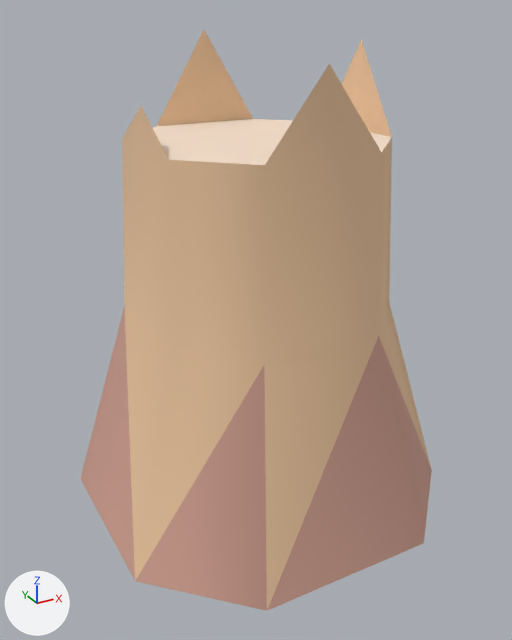
An edit to the glTF model example_game/world/props/dead-tree.prop/model.glb, drawn before and after from the same camera.
Camera for both pictures: a 50 mm camera at (-0.726, -1.311, 1.066) aimed at (-0.02, -0.028, 0.424). Arrows for +X, +Y and +Z are at lower left; the lights stay in place. The picture after the commit comes second. Vertices at exactly the same position are counted once.

The first picture shows 'model'.
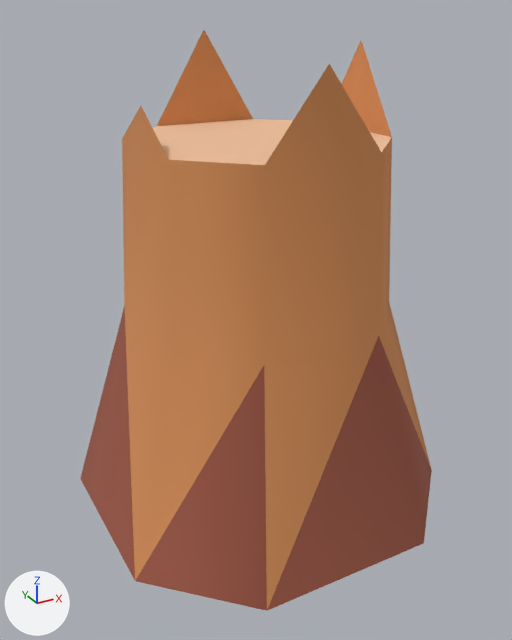
What differs and where, as boxes (x1, y1, x2, y2) in the pictures (512 x 640 px):
part 1 of me_model, recoloured (beige to orange): (122, 30, 431, 609) in both
part 2 of me_model, recoloured (beige to brown): (80, 307, 432, 611) in both
part 3 of me_model, recoloured: (153, 119, 392, 165) in both

Diff of the bpy script that builds the scene:
```diff
--- a/example_game/world/props/dead-tree.prop/model.glb.py
+++ b/example_game/world/props/dead-tree.prop/model.glb.py
@@ me_model @@
 me_model.from_pydata(...)  # 28 vertices, 48 faces; spans x -0.4..0.4, y -0.4..0.4, z -0.02..1.023
 # used by ob_model
+# me_model part 1: 28 faces centred in x -0.313..0.313, y -0.313..0.313, z 0.293..0.888 are repainted in the vertex colours; the middle colour goes from beige #edc7a0 to orange #d9915a
+# me_model part 2: 14 faces centred in x -0.357..0.357, y -0.357..0.357, z -0.02..0.137 are repainted in the vertex colours; the middle colour goes from beige #d0a090 to brown #a05a47
+# me_model part 3: 6 faces centred in x -0.208..0.208, y -0.083..0.083, z 0.82 are repainted in the vertex colours; the middle colour goes from beige #f8e1cc to beige #f0c09a
 me_model.materials.append(mat_style)
```
